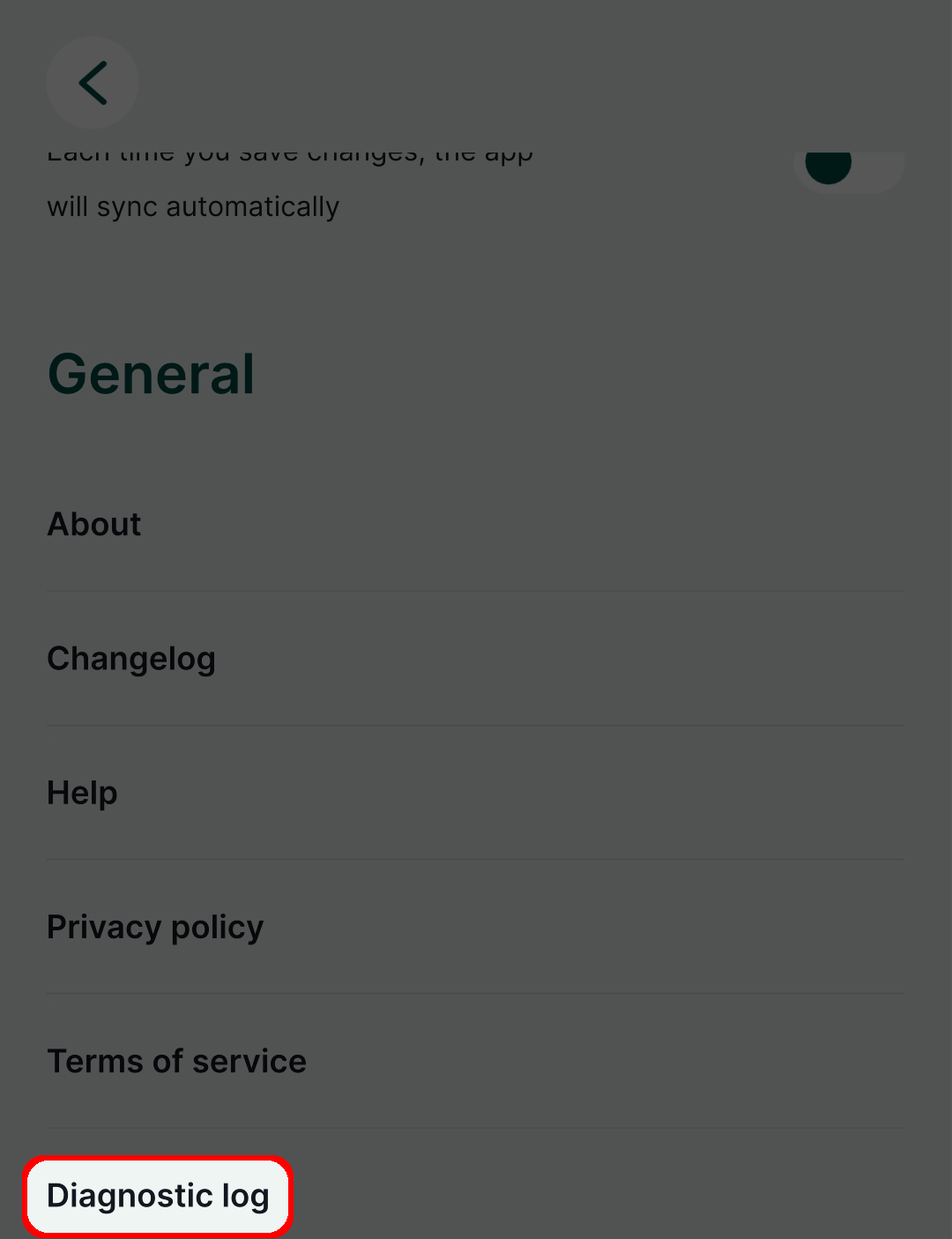
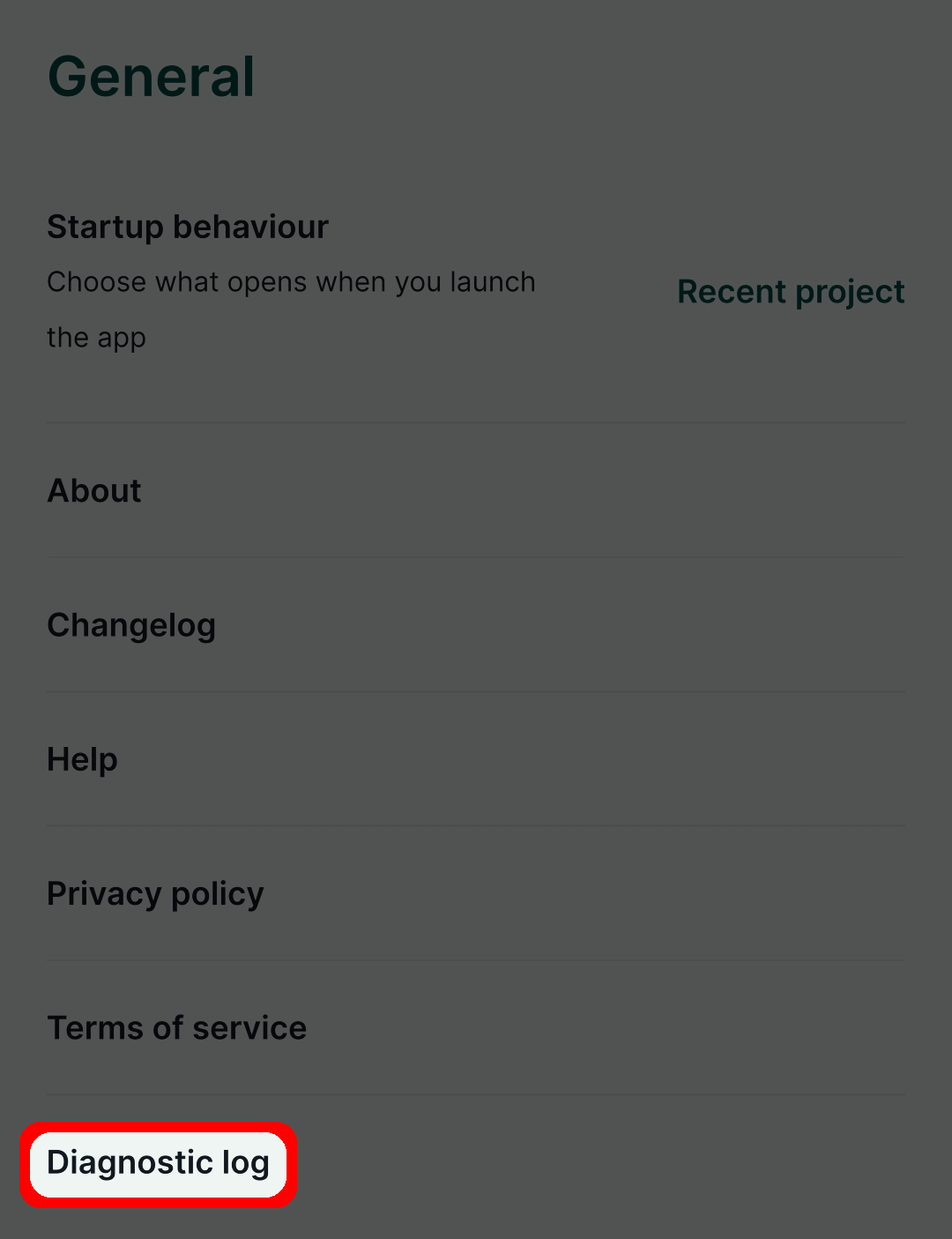
Two versions of the same layered image (952x1239). Layer-by-layer changes:
painted on "Red" over [19, 1121, 298, 1238]
painted on "Black" over [24, 1126, 292, 1236]
painted on "Screenshot_20240417_163637.jpg" over [42, 0, 952, 1239]
